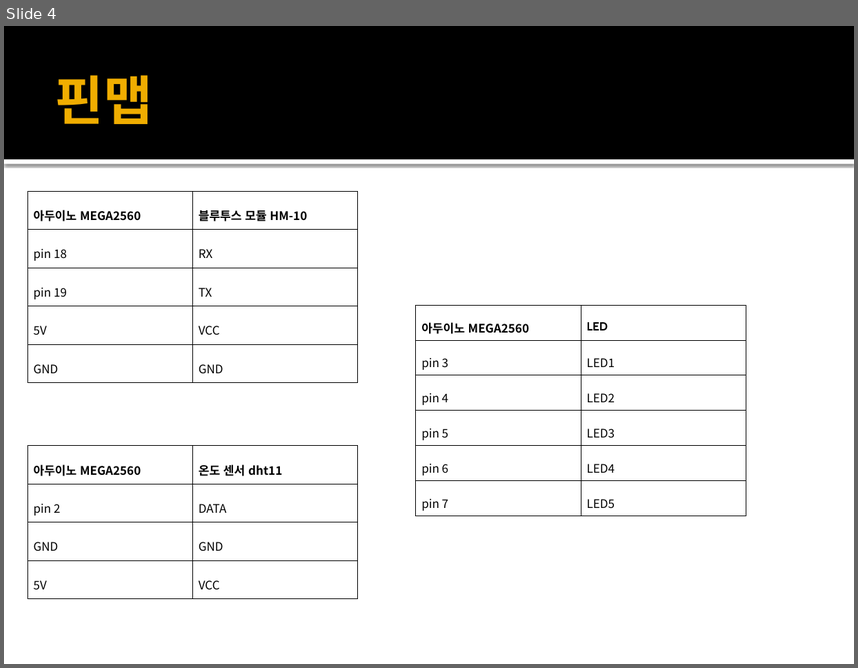
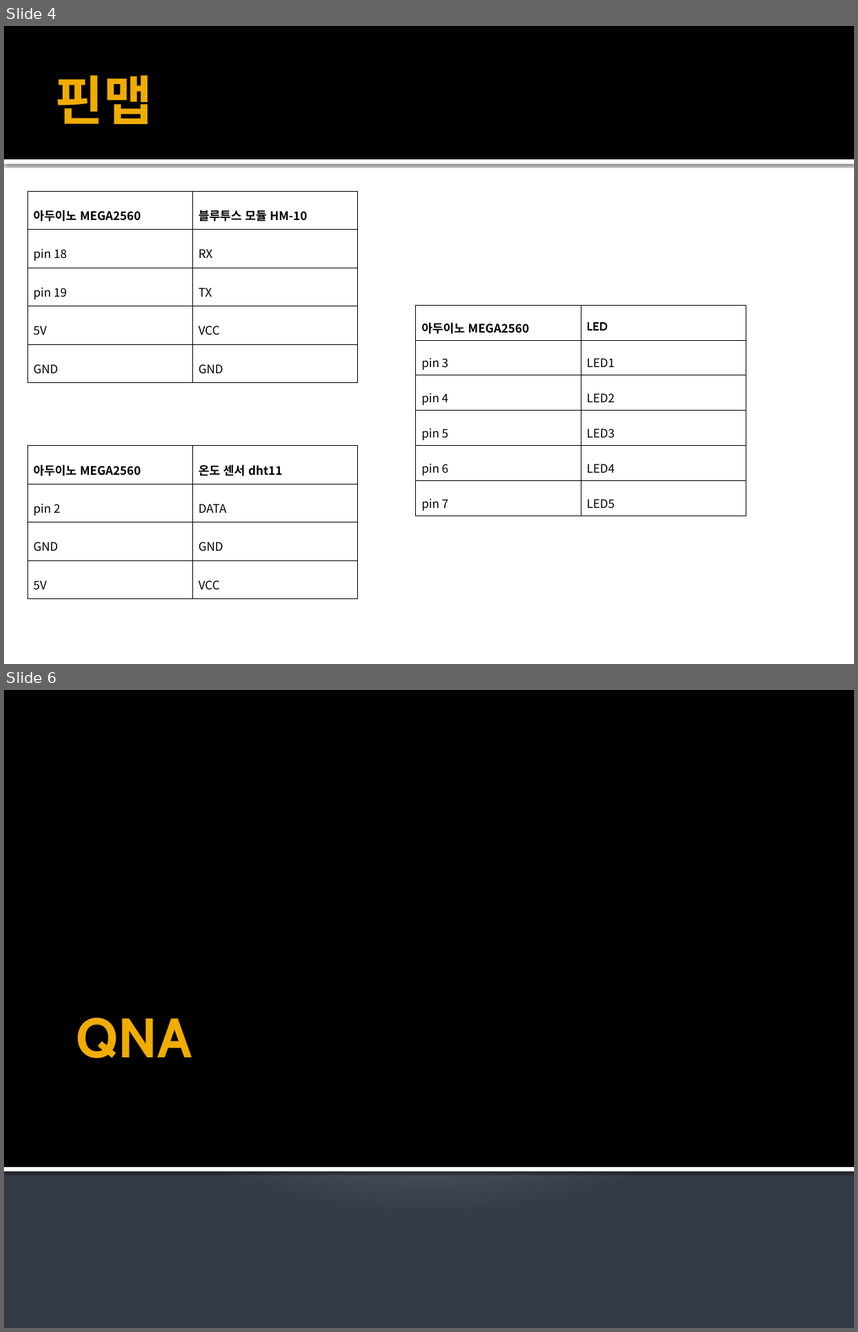
Before and after one commit to kutmicro/2015136102, a slide deck: 아이 보호기.pptx. Shown one above the other, each under a label of ours: slide 4 before the commit, slides 4 and 6 after it; the slides between them are not shown. The pictures are 858x668 and 858x1332 pixels, drawn with LibreOffice and Linux fonts; fonts in the diff are those of the drawing. Boxes give left, top, right and bottom in pixels: in the first picture for what was removed or moved away, otherwise in the second. Text is boxed around its words. In the diff, an @@ line names an element or a change of style, - is before the commit and + after.

```diff
--- a/아이 보호기.pptx
+++ b/아이 보호기.pptx
@@ slide 6 added at bbox=[4, 690, 854, 1328], background gradient #C1C5D3 to #BFC4D2 to #353B47 @@
@@ rectangle added at bbox=[4, 690, 854, 1167], fill #000000 @@
@@ title added at bbox=[76, 1017, 192, 1058], 47 pt, text #F0AD00, bold @@
+QNA
@@ rectangle added at bbox=[4, 1167, 854, 1171], fill #FFFFFF @@
```
Also in this commit, not shown: 2 other slides added.
